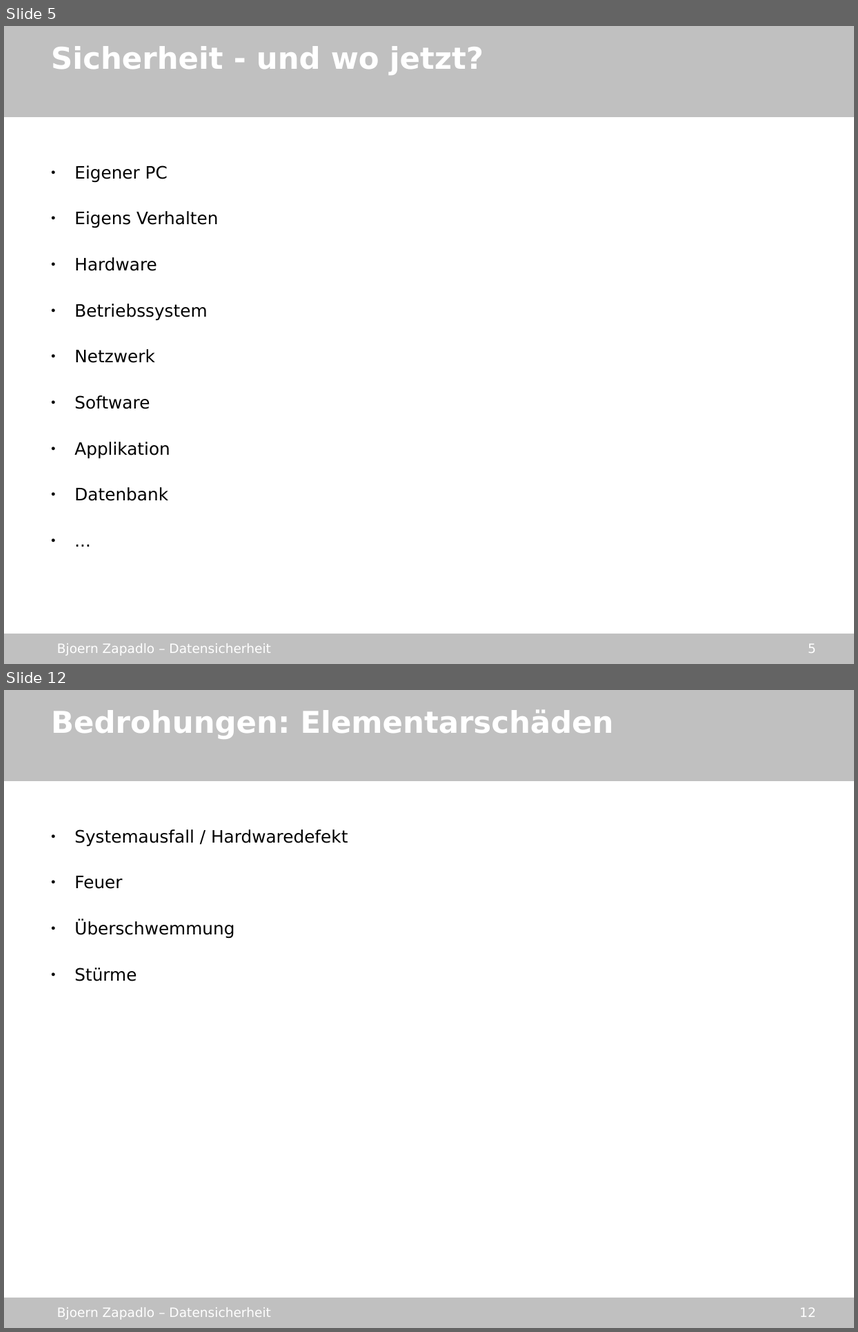
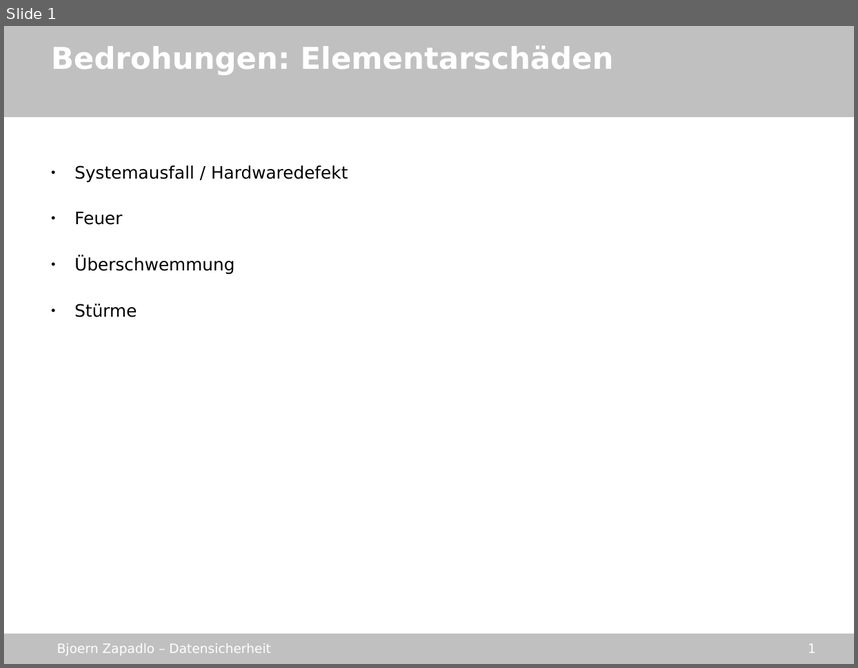
Before and after one commit to gmb2012/sae-datasecurity, a slide deck: stuff/datensicherheit_sae.odp. Shown one above the other, each under a label of ours: slides 5 and 12 before the commit, slide 1 after it; the slides between them are not shown. The pictures are 858x1332 and 858x668 pixels, drawn with LibreOffice and Linux fonts; fonts in the diff are those of the drawing; background and template pictures are left out. Boxes give left, top, right and bottom in pixels: in the first picture for what was removed or moved away, otherwise in the second. Text is boxed around its words. In the diff, an @@ line names an element or a change of style, - is before the commit and + after.

```diff
--- a/stuff/datensicherheit_sae.odp
+++ b/stuff/datensicherheit_sae.odp
@@ slide 5 removed at (4,26,854,664), background picture (left out); not listed: 4 template elements that a slide beside it also shows @@
@@ text removed at (51,46,484,75) @@
-Sicherheit - und wo jetzt?
@@ text removed at (74,165,218,501) @@
-● Eigener PC
-● Eigens Verhalten
-● Hardware
-● Betriebssystem
-● Netzwerk
-● Software
-● Applikation
-● Datenbank
-● ...
@@ what was slide 12 is now slide 1 @@
@@ page number at (808,644,816,653): text changed @@
-12
+1
```
Also in this commit, not shown: 2 slides changed, 10 other slides removed, 4 other files.
